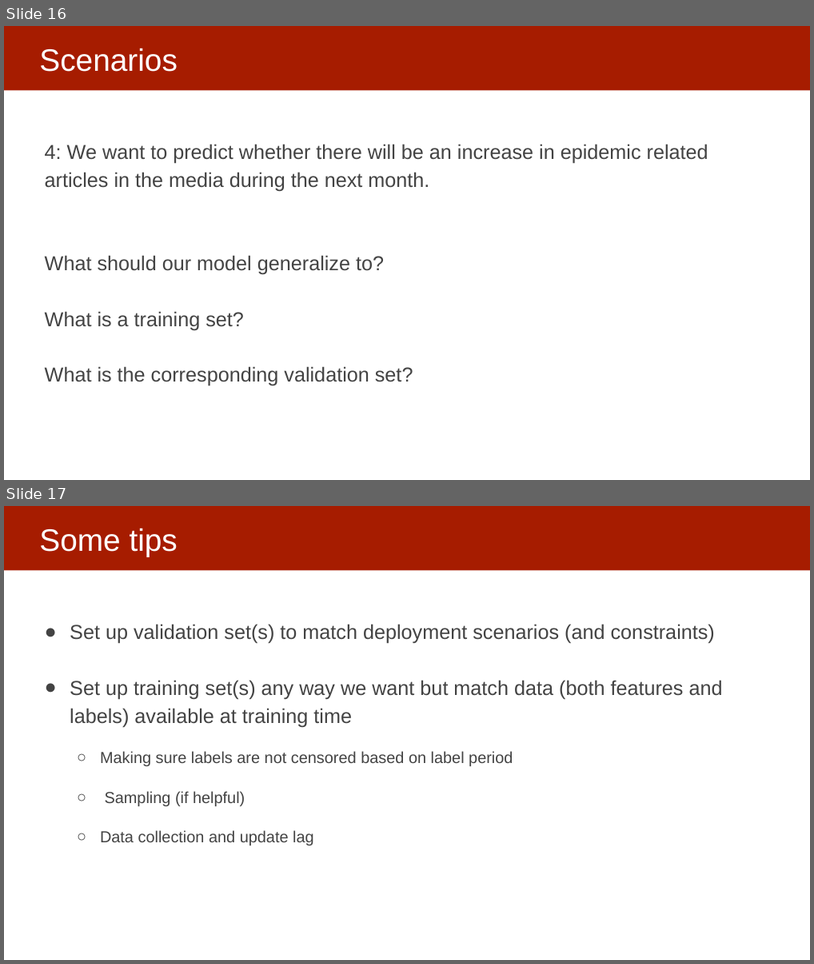
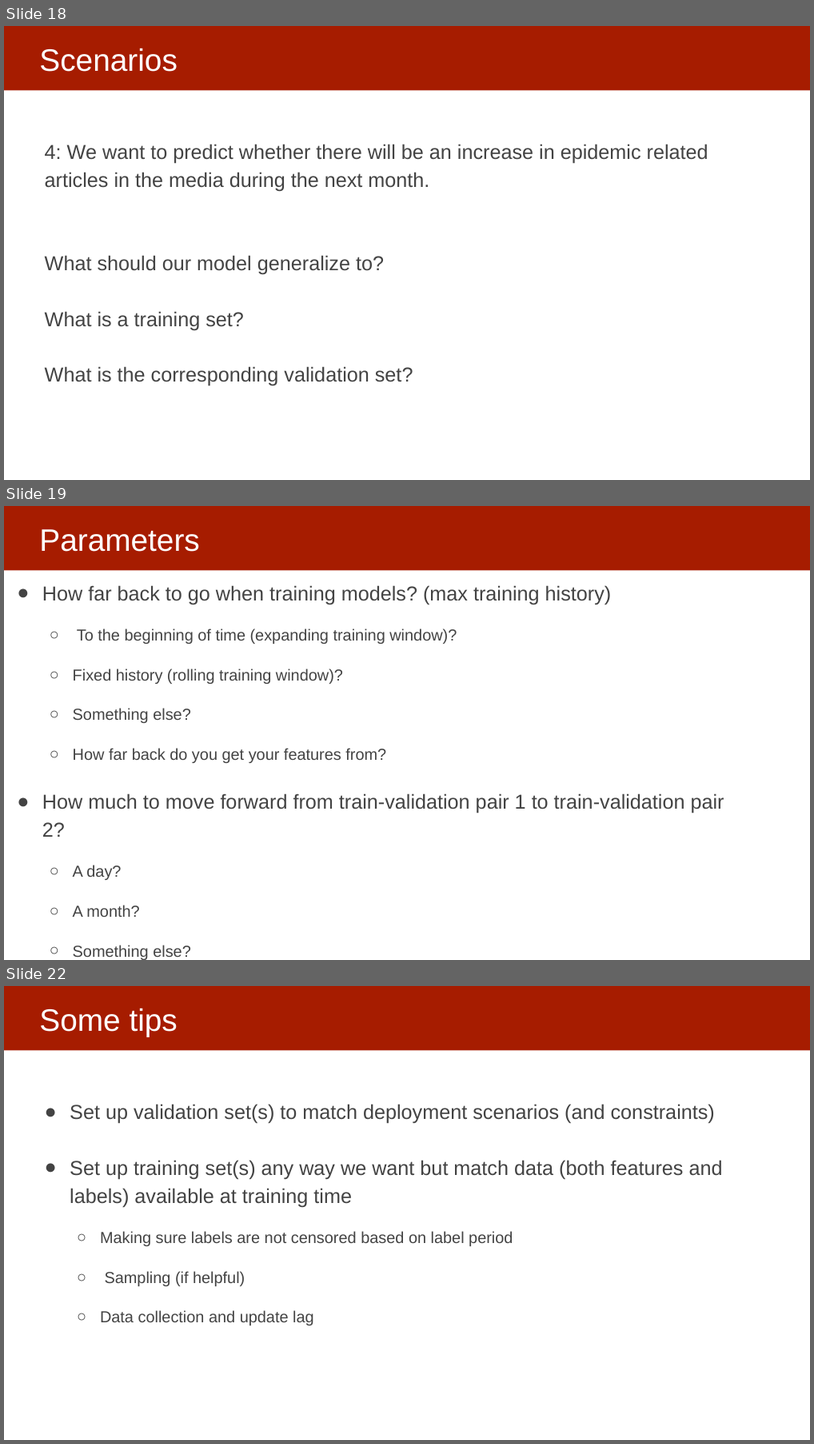
Before and after one commit to dssg/mlforpublicpolicylab, a slide deck: 06 - Performance and Evaluation Pt 2/Model Selection and Validation - Part II.pptx. Shown one above the other, each under a label of ours: slides 16 and 17 before the commit, slides 18, 19 and 22 after it; the slides between them are not shown. The pictures are 814x964 and 814x1444 pixels, drawn with LibreOffice and Linux fonts; fonts in the diff are those of the drawing. Boxes give left, top, right and bottom in pixels: in the first picture for what was removed or moved away, otherwise in the second. Text is boxed around its words. In the diff, an @@ line names an element or a change of style, - is before the commit and + after.

```diff
--- a/06 - Performance and Evaluation Pt 2/Model Selection and Validation - Part II.pptx
+++ b/06 - Performance and Evaluation Pt 2/Model Selection and Validation - Part II.pptx
@@ slide 19 added at (4, 506, 810, 960), background #FFFFFF; not listed: 1 template element that a slide beside it also shows @@
@@ title added at (39, 529, 199, 552), 37 pt, text #FFFFFF @@
+Parameters
@@ text added at (42, 585, 725, 880), 19 pt, text #434343 @@
+● How far back to go when training models? (max training history)
+  ○ To the beginning of time (expanding training window)?
+  ○ Fixed history (rolling training window)?
+  ○ Something else?
+  ○ How far back do you get your features from?
+● How much to move forward from train-validation pair 1 to train-validation pair 2?
+  ○ A day?
+  ○ A month?
+  ○ Something else?
@@ what was slide 16 is now slide 18 @@
@@ what was slide 17 is now slide 22 @@
```
Also in this commit, not shown: 4 slides changed, 11 other slides added, 2 slides removed.
